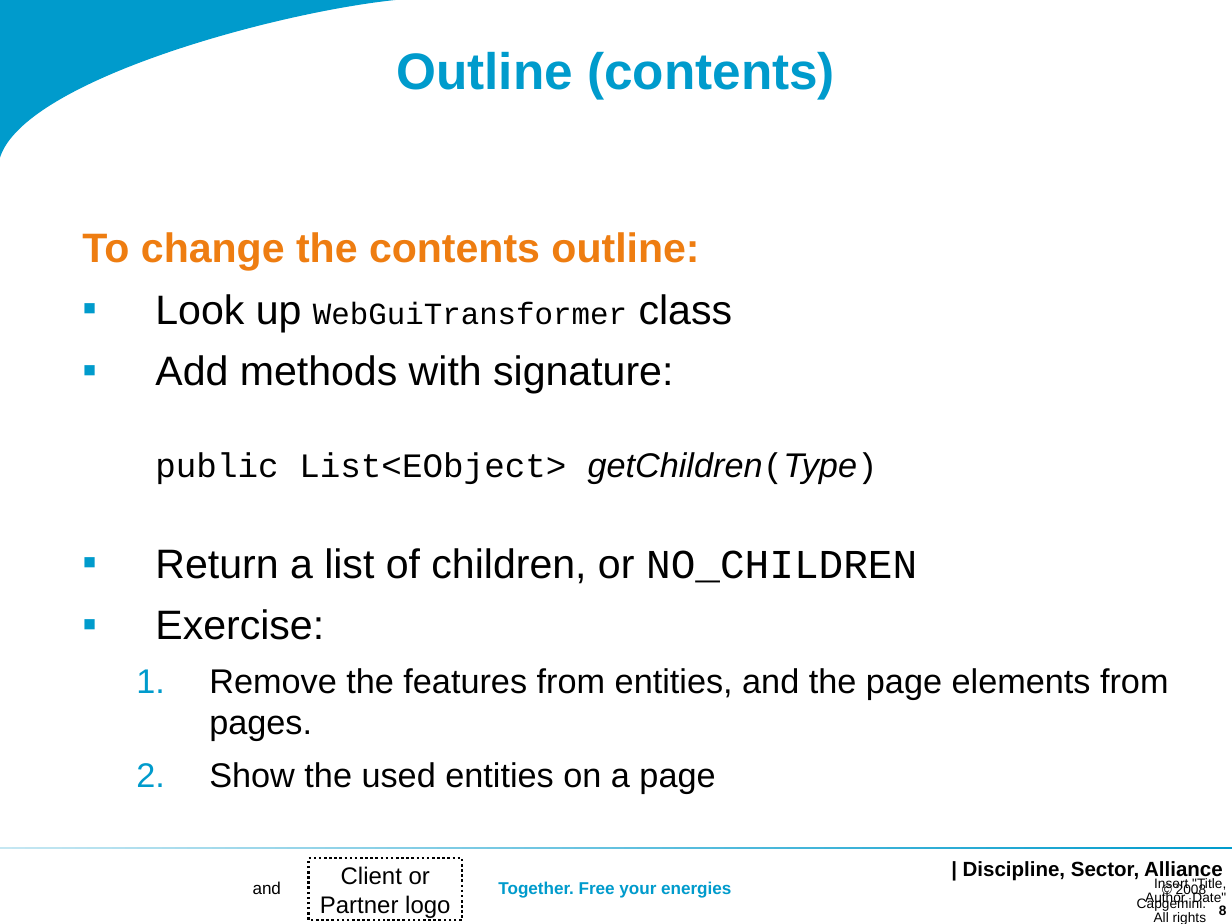
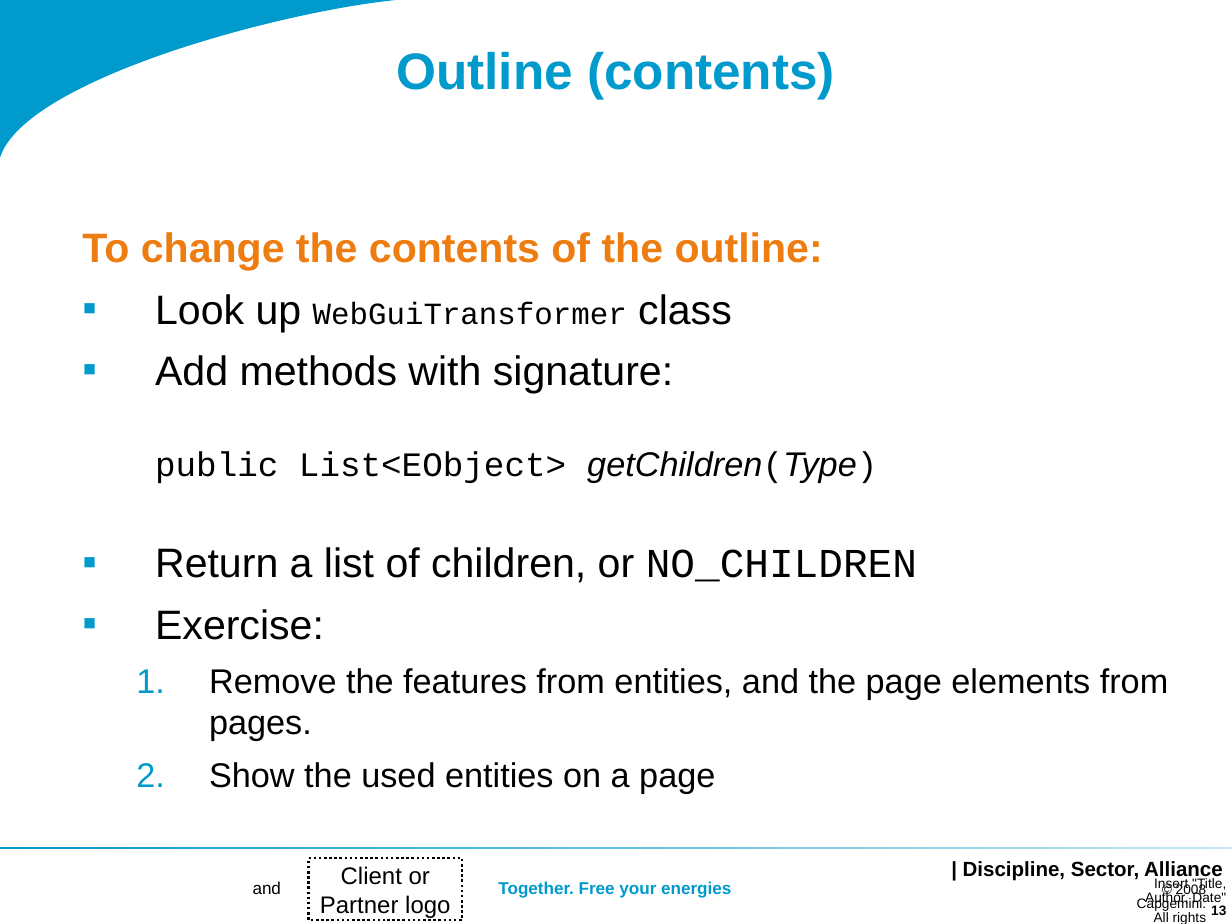
Before and after one commit to dslmeinte/xtext-workshop-code1, a slide deck: slide 13 of org.xtext.workshop.notes/sheets/Workshop 2.ppt (slide 8 before the commit). Drawn at 1232x924 pixels with LibreOffice and Linux fonts; fonts in the diff are those of the drawing; background and template pictures are left out. Boxes give left, top, right and bottom in pixels: in the first picture for what was removed or moved away, otherwise in the second. Text is boxed around its words. In the diff, an @@ line names an element or a change of style, - is before the commit and + after.

```diff
--- a/org.xtext.workshop.notes/sheets/Workshop 2.ppt
+++ b/org.xtext.workshop.notes/sheets/Workshop 2.ppt
@@ text at [82, 232, 823, 271]: text changed @@
-To change the contents outline:
+To change the contents of the outline:
@@ rectangle at [0, 846, 1232, 849]: fill gradient #009BCC to #C5E7F2 to gradient #C5E7F2 to #009BCC @@
@@ page number at [1211, 905, 1226, 915]: text changed @@
-8
+13
```
Also in this commit, not shown: 10 other slides changed, 9 slides added, 1 other file.
